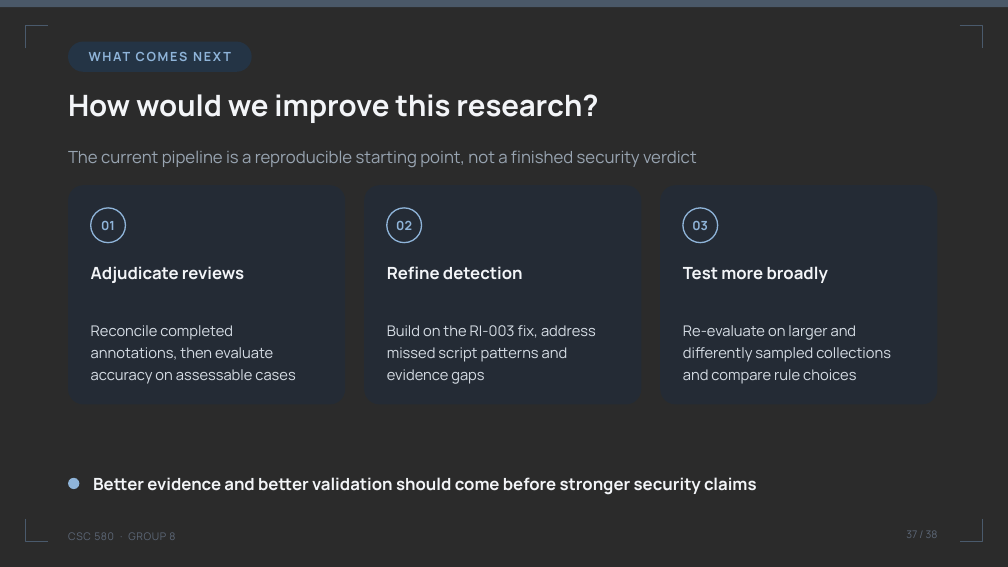
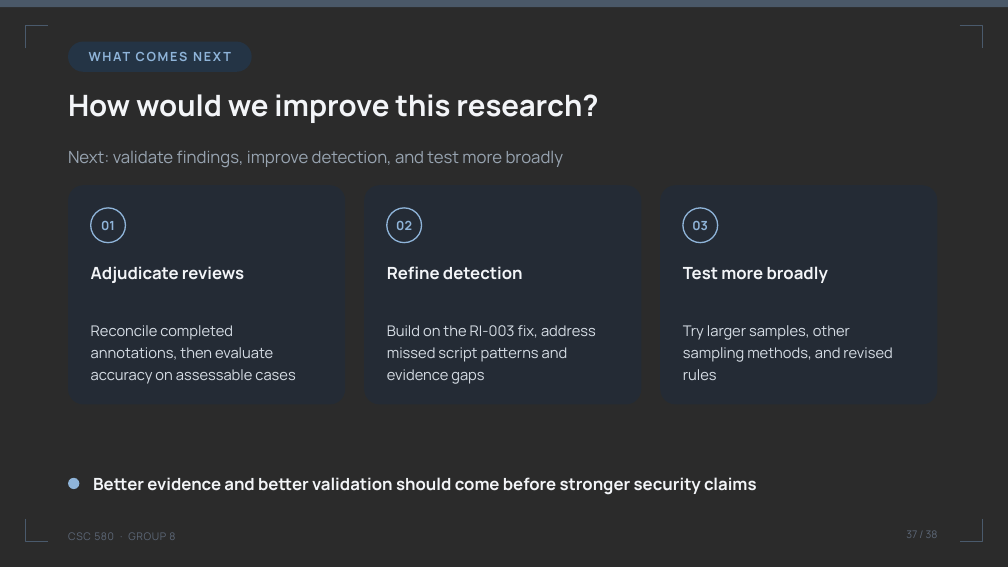
Before and after one commit to umdnp/csc580-project8, a slide deck: slide 37 of docs/group8_final_presentation.pptx. Drawn at 1008x567 pixels with LibreOffice and Linux fonts; fonts in the diff are those of the drawing; background and template pictures are left out; a plain dark background stands for a picture behind light text. Boxes give left, top, right and bottom in pixels: in the first picture for what was removed or moved away, otherwise in the second. Text is boxed around its words. In the diff, an @@ line names an element or a change of style, - is before the commit and + after.

```diff
--- a/docs/group8_final_presentation.pptx
+++ b/docs/group8_final_presentation.pptx
@@ text at box(68, 150, 564, 167): text changed @@
-The current pipeline is a reproducible starting point, not a finished security verdict
+Next: validate findings, improve detection, and test more broadly
@@ text at box(683, 325, 892, 380): text changed @@
-Re-evaluate on larger and differently sampled collections and compare rule choices
+Try larger samples, other sampling methods, and revised rules
```
Also in this commit, not shown: 25 other slides changed.
